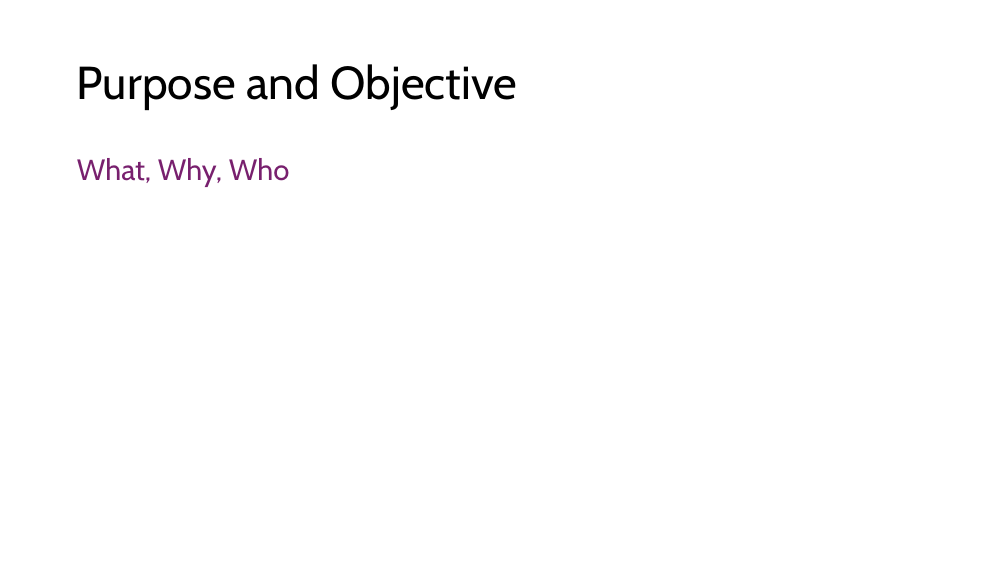
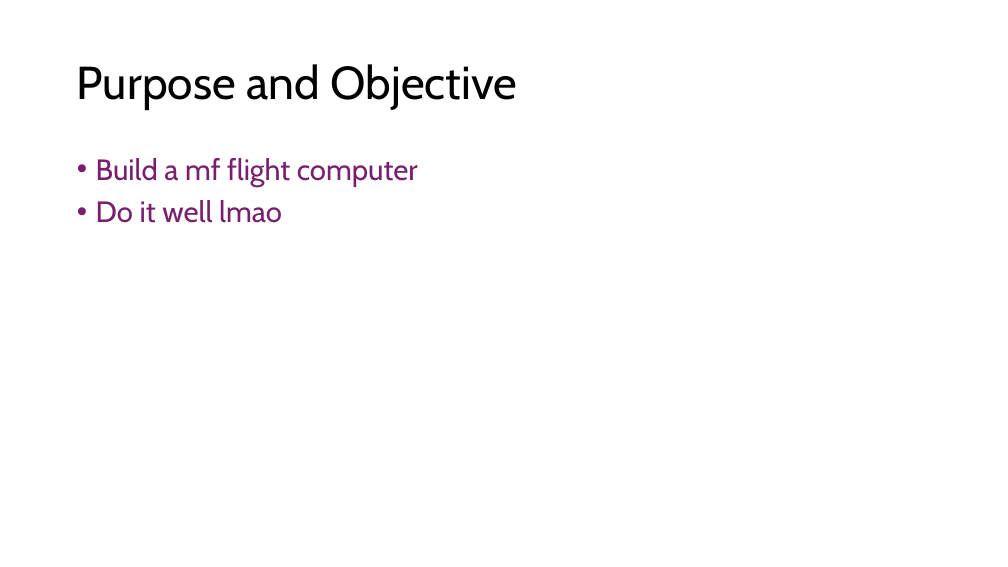
Before and after one commit to Tannyr-Singleterry/ECE590_SeniorDesign, a slide deck: slide 3 of Documents/CDR/CDR_Presentation.pptx. Drawn at 1008x567 pixels with LibreOffice and Linux fonts; fonts in the diff are those of the drawing. Boxes give left, top, right and bottom in pixels: in the first picture for what was removed or moved away, otherwise in the second. Text is boxed around its words. In the diff, an @@ line names an element or a change of style, - is before the commit and + after.

```diff
--- a/Documents/CDR/CDR_Presentation.pptx
+++ b/Documents/CDR/CDR_Presentation.pptx
@@ text at [96, 158, 418, 223]: text changed @@
-What, Why, Who
+• Build a mf flight computer
+• Do it well lmao
```
Also in this commit, not shown: 9 other slides changed, 2 slides added, 1 slide removed, 2 other files.
